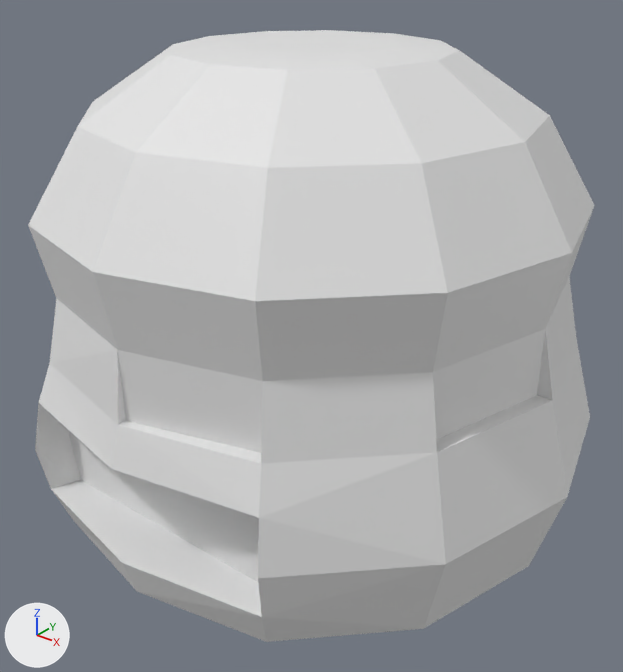
What one commit did to the Blender file Assets/Models/g_nitro.blend.
Both versions are drawn from a 50 mm camera at (0.222, -0.276, 0.154) aimed at (0.0, 0.002, -0.018). Arrows for +X, +Y and +Z are at lower left; the lights stay in place.

The first picture shows 'nitro.base', 'nitro.cap'.
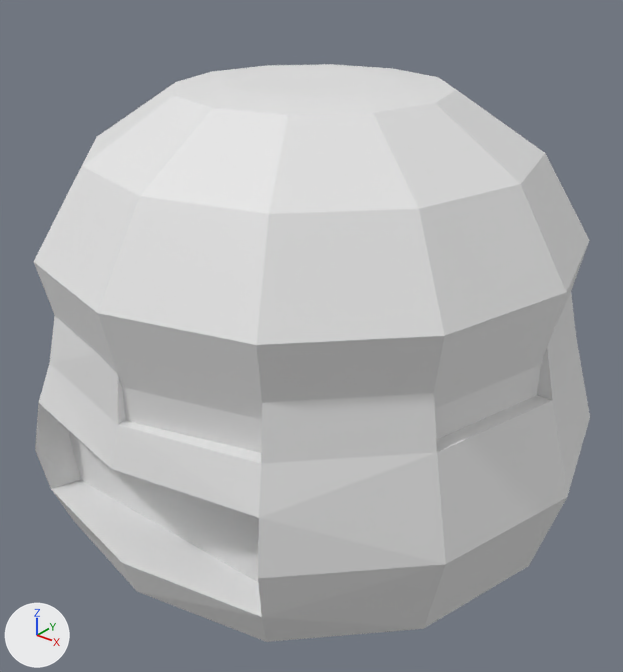
The newer file is also rescaled (x0.808), turned or shifted as a whole; pictures and numbers use the older file's frame.

Edits to the bpy script that builds the scene:
```text
Change ob_nitro_cap:
    ob_nitro_cap.location: (0.0, 0.0, -0.0306) -> (0.0, 0.0, -0.0454)
```

Boxes (x1, y1, x2, y2) around the edits, measured in the pictures (623 x 672 px):
'nitro.cap', moved
    before: (28, 30, 595, 453)
    after: (34, 64, 589, 453)
